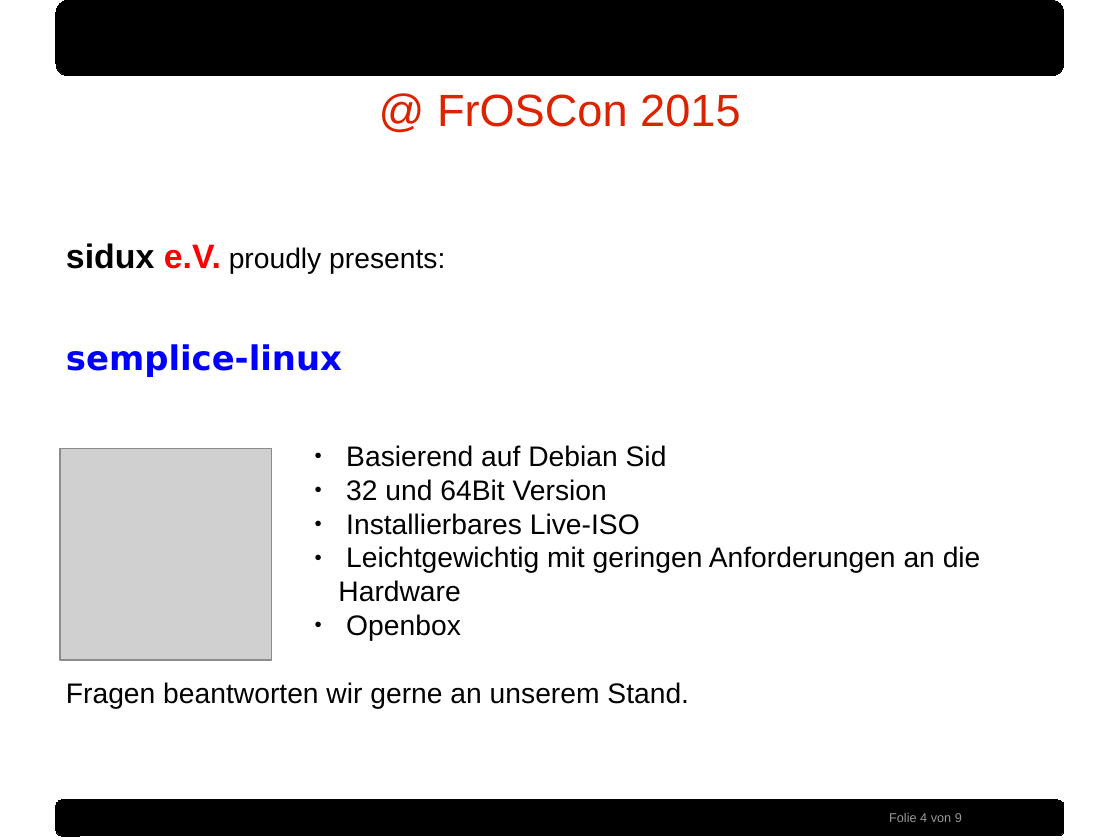
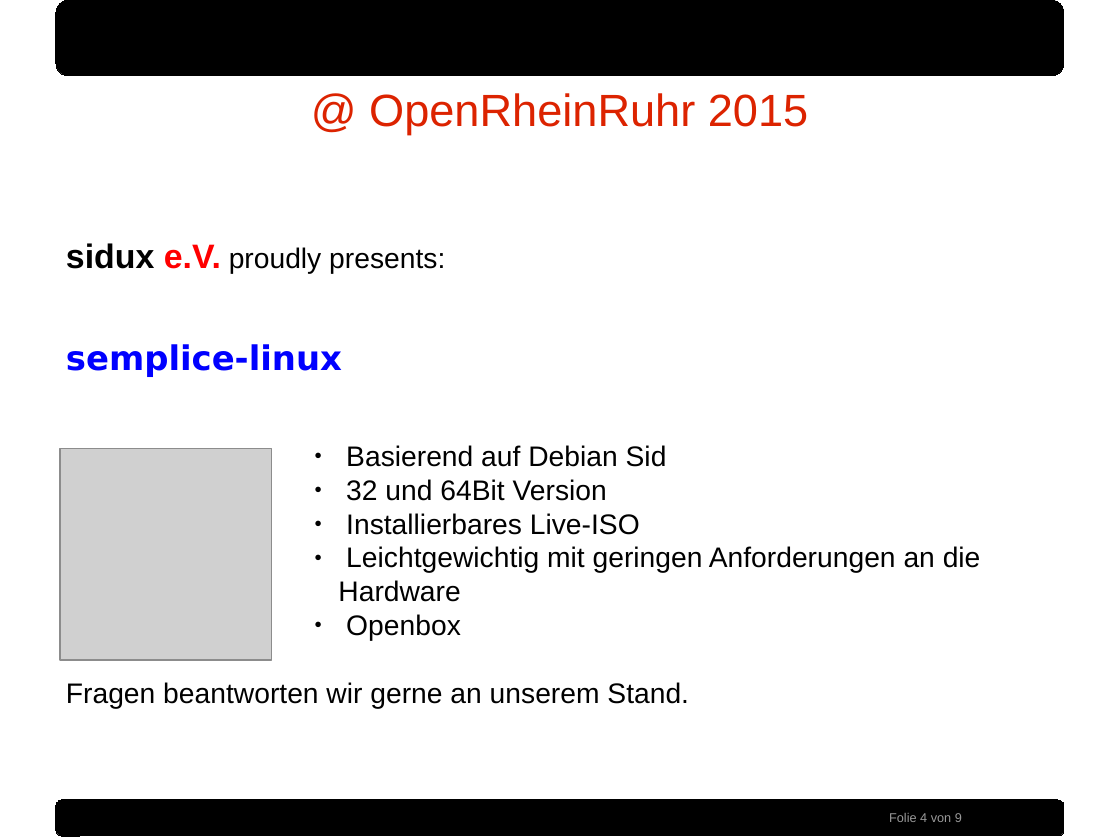
Before and after one commit to sidux-ev/praesentation, a slide deck: slide 4 of bin/orr2015.odp. Drawn at 1120x840 pixels with LibreOffice and Linux fonts; fonts in the diff are those of the drawing; grey boxes stand for pictures; background and template pictures are left out. Boxes give left, top, right and bottom in pixels: in the first picture for what was removed or moved away, otherwise in the second. Text is boxed around its words. In the diff, an @@ line names an element or a change of style, - is before the commit and + after.

Commit message:
Typos, change FrOSCon to OpenRheinRuhr

```diff
--- a/bin/orr2015.odp
+++ b/bin/orr2015.odp
@@ text at <box>369,93,808,134</box>: text changed @@
-@ FrOSCon 2015
+@ OpenRheinRuhr 2015
```
Also in this commit, not shown: 5 other slides changed, 2 other files.
